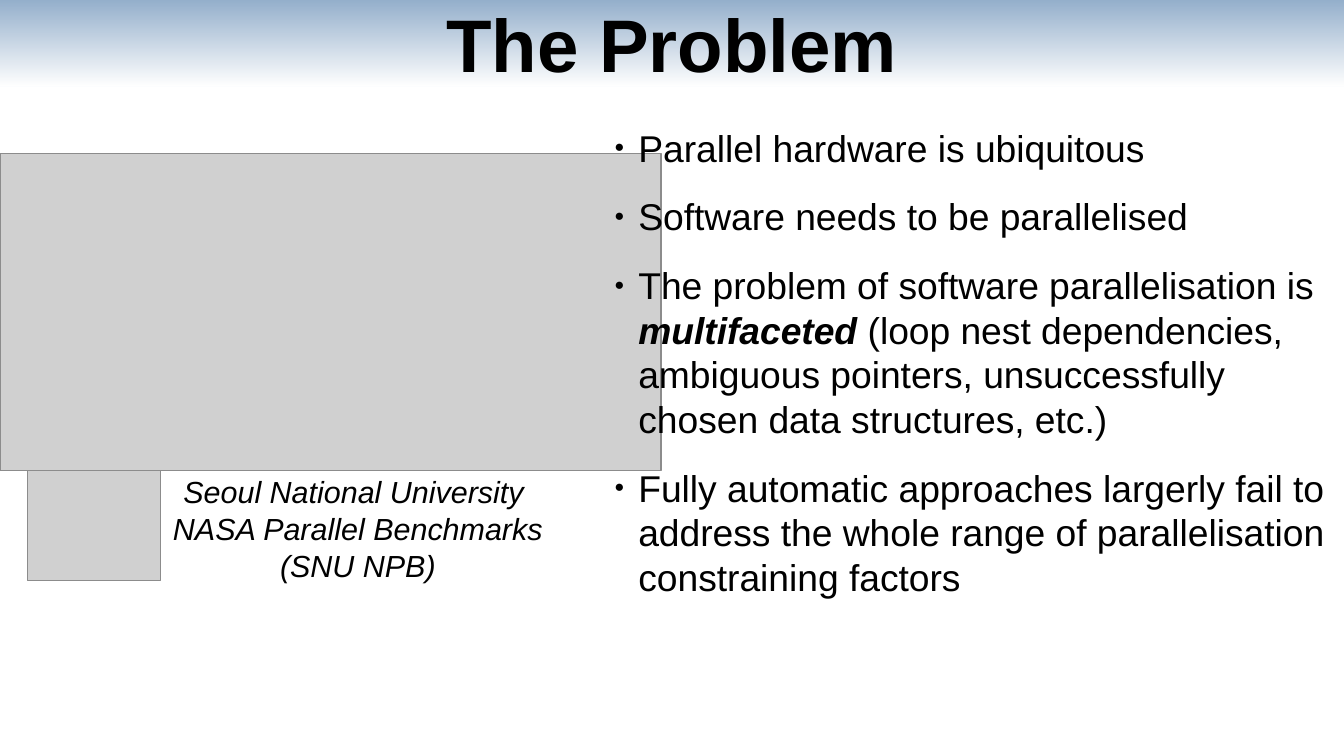
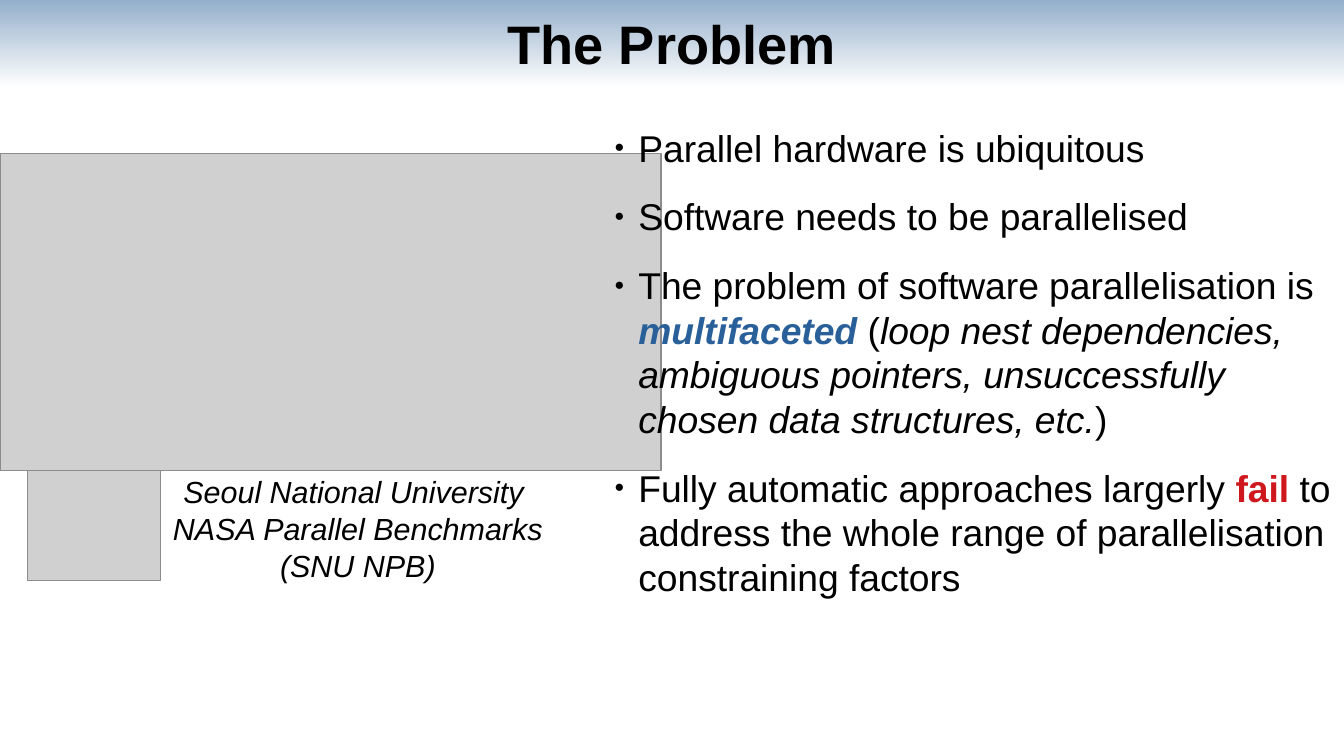
Before and after one commit to av-maramzin/DCP, a slide deck: slide 2 of doc/first_year_review/presentation.odp. Drawn at 1344x756 pixels with LibreOffice and Linux fonts; fonts in the diff are those of the drawing; grey boxes stand for pictures. Boxes give left, top, right and bottom in pixels: in the first picture for what was removed or moved away, otherwise in the second. Text is boxed around its words. In the diff, an @@ line names an element or a change of style, - is before the commit and + after.

```diff
--- a/doc/first_year_review/presentation.odp
+++ b/doc/first_year_review/presentation.odp
@@ title "The Problem" at (508, 24, 836, 74): size 44 to 32 pt @@
@@ text at (638, 270, 1331, 599): text colour #000000 to #2A6099 in "multifaceted"; italic on in "(loop nest dependencies, ambiguous pointers, unsuccessfully  ..."; text colour #000000 to #CE181E, bold on in "fail" @@
```
Also in this commit, not shown: 10 other slides changed, 5 slides added, 6 slides removed, 2 other files.
